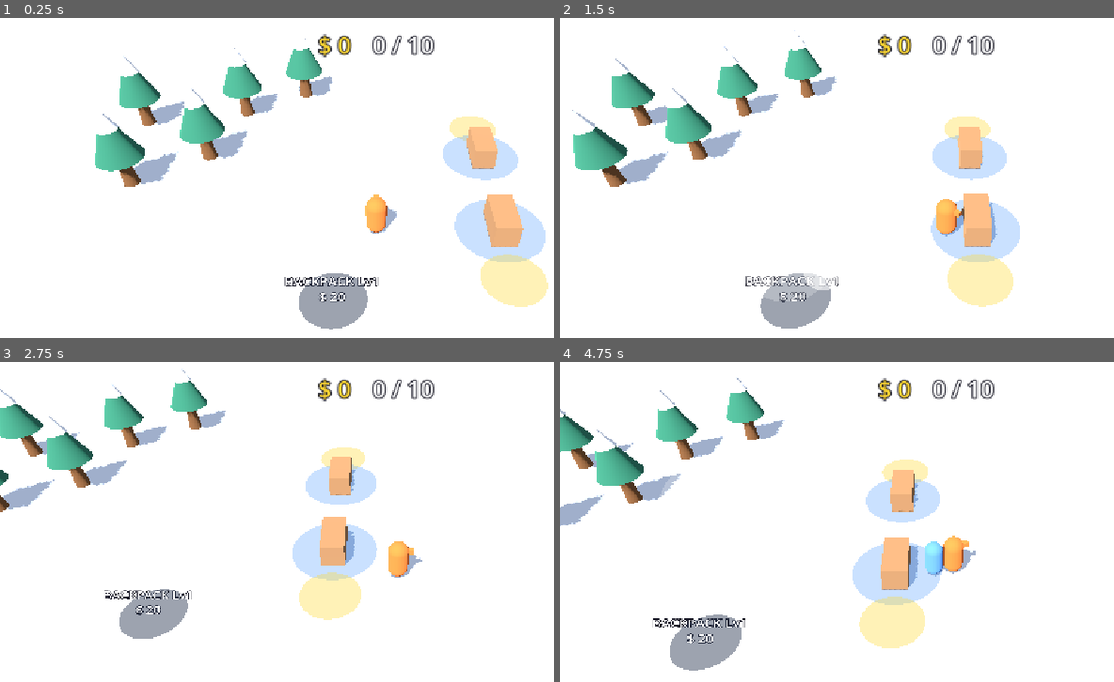
Above: before the commit, frames 1-4 (two rows, left to right).
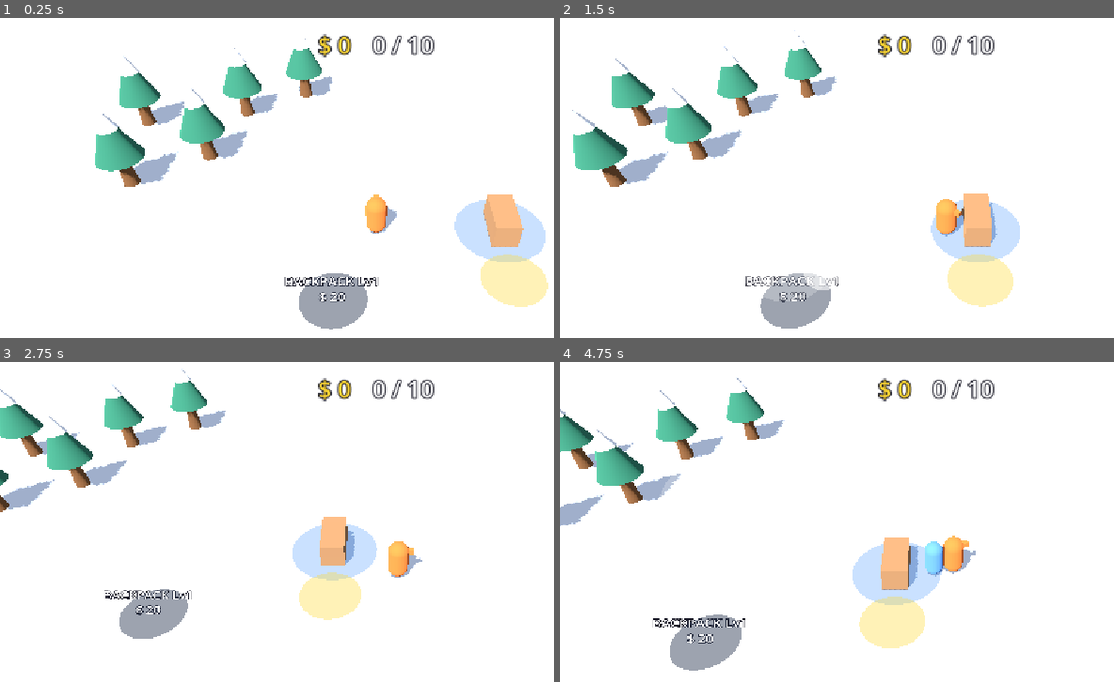
Above: after the commit, the same moments.

Repository: kimpro4214/FrostCamp
Game: Godot game, scene res://frost_camp/scenes/main.tscn
Same seed, same stepped clock (60 frames per second), same inputs: the game is played once before the commit and once after it.
Inputs (mouse positions are in pixels of both pictures, inside the frame that each line leads up to):
- Up to frame 1 (0.25 s): no input
- Up to frame 2 (1.5 s): tap Enter at 0.5 s; move the mouse to (1102, 206) at 0.52 s; hold D 0.53-1.25 s; click (1102, 206) at 0.67 s; drag from (787, 251) to (897, 312) at 1.27 s
- Up to frame 3 (2.75 s): move the mouse to (448, 480) at 2.02 s; hold D from 2.03 s (still down)
- Up to frame 4 (4.75 s): release D at 2.75 s; drag from (897, 656) to (709, 509) at 2.77 s; move the mouse to (outside the picture) at 3.52 s; hold A 3.53-4.25 s; drag from (709, 509) to (825, 467) at 4.27 s

The runs differ from the first frame. In frame 1, 1.9% of the frame differs, in the area x 79-94%, y 30-51%; in frame 2, 1.9%; in frame 3, 1.7%; in frame 4, 1.9%.

Commit message:
feat: 프로스트 캠프 고기 판매대 표시와 해금 전 숨김 추가

Diff:
--- a/frost_camp/scenes/player.gd
+++ b/frost_camp/scenes/player.gd
@@ -1,7 +1,7 @@
 extends CharacterBody3D
 ## 플레이어 몸. 입력으로 움직이고, 위치를 sim에 넘기고, 등 뒤 스택을 그린다.
 
-const ITEM_COLORS := {"log": Color(0.55, 0.33, 0.18)}
+const ITEM_COLORS := {"log": Color(0.55, 0.33, 0.18), "meat": Color(0.85, 0.3, 0.32)}
 const ITEM_SIZE := Vector3(0.5, 0.2, 0.3)
 
 var sim: FrostSim
--- a/frost_camp/scenes/stall.tscn
+++ b/frost_camp/scenes/stall.tscn
@@ -40,6 +40,13 @@
 [sub_resource type="BoxMesh" id="BoxMesh_log"]
 material = SubResource("StandardMaterial3D_log")
 size = Vector3(0.5, 0.2, 0.3)
+
+[sub_resource type="StandardMaterial3D" id="StandardMaterial3D_meat"]
+albedo_color = Color(0.85, 0.3, 0.32, 1)
+
+[sub_resource type="BoxMesh" id="BoxMesh_meat"]
+material = SubResource("StandardMaterial3D_meat")
+size = Vector3(0.45, 0.2, 0.35)
 
 [sub_resource type="StandardMaterial3D" id="StandardMaterial3D_coin"]
 albedo_color = Color(1, 0.8, 0.15, 1)
@@ -91,6 +98,10 @@
 visible = false
 mesh = SubResource("BoxMesh_log")
 
+[node name="Meat" type="MeshInstance3D" parent="Templates"]
+visible = false
+mesh = SubResource("BoxMesh_meat")
+
 [node name="Coin" type="MeshInstance3D" parent="Templates"]
 visible = false
 mesh = SubResource("BoxMesh_coin")
--- a/frost_camp/scenes/stall_view.gd
+++ b/frost_camp/scenes/stall_view.gd
@@ -15,6 +15,7 @@
 @onready var _queue_root: Node3D = $Queue
 @onready var _unload_zone: MeshInstance3D = $UnloadZone
 @onready var _cash_zone: MeshInstance3D = $Cash/CashZone
+@onready var _collision: CollisionShape3D = $StaticBody3D/CollisionShape3D
 
 
 func setup(frost_sim: FrostSim, stall_index: int) -> void:
@@ -30,6 +31,9 @@
 
 func _process(_delta: float) -> void:
 	var stall := sim.stalls[index]
+	var open := sim.is_stall_open(stall)
+	visible = open
+	_collision.disabled = not open
 	var state := Vector3i(
 		mini(stall.stock, MAX_SHOWN_STOCK),
 		mini(ceili(float(stall.cash) / stall.price), MAX_SHOWN_CASH),
@@ -38,7 +42,7 @@
 		return
 	_shown = state
 	_rebuild(_stock_root, state.x, func(i: int) -> Vector3:
-		return Vector3(0.0, 1.1 + (i / 4) * 0.22, -0.6 + (i % 4) * 0.4), $Templates/Log)
+		return Vector3(0.0, 1.1 + (i / 4) * 0.22, -0.6 + (i % 4) * 0.4), $Templates.get_node(stall.item.capitalize()))
 	_rebuild(_cash_root, state.y, func(i: int) -> Vector3:
 		return Vector3(0.0, 0.08 + i * 0.12, 0.0), $Templates/Coin)
 	_rebuild(_queue_root, state.z, func(i: int) -> Vector3:
